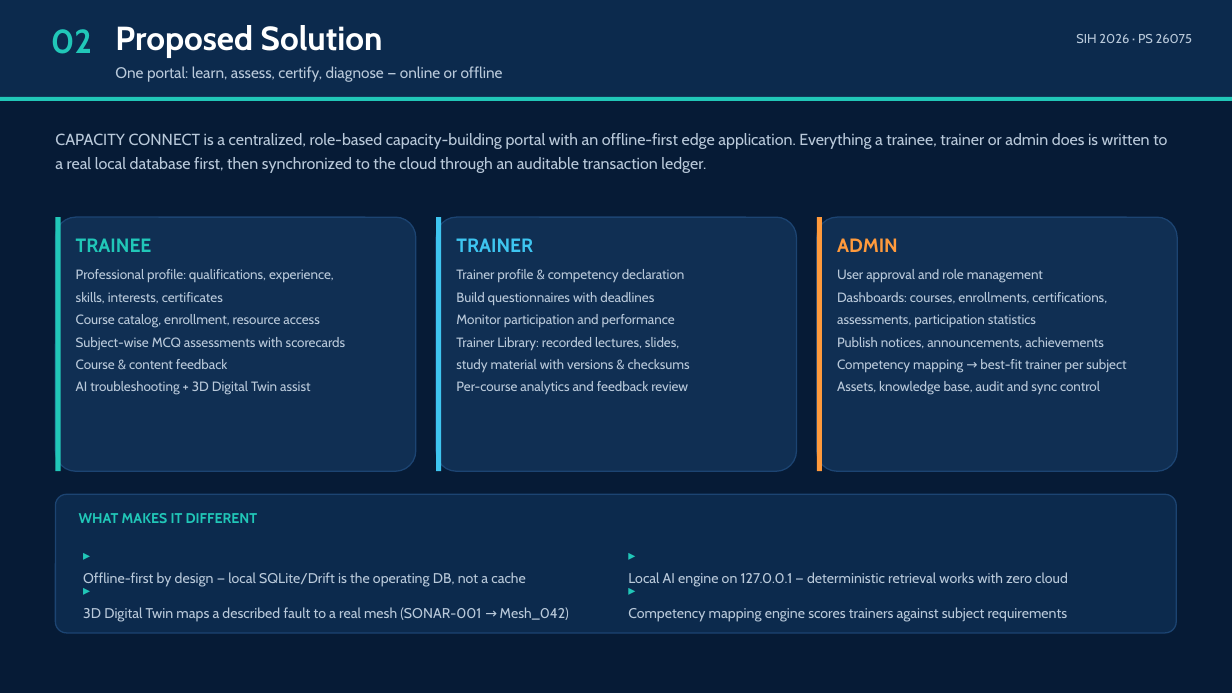
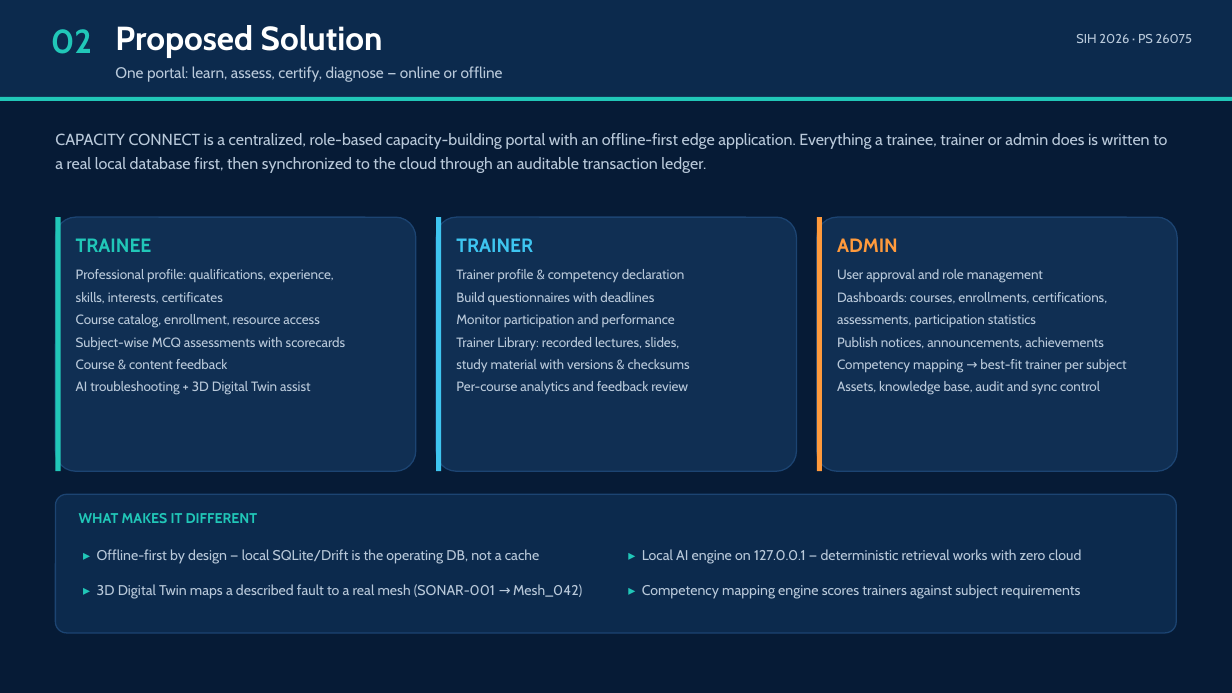
Before and after one commit to surendarr9500-stack/surendar-, a slide deck: slide 3 of docs/ppt/CAPACITY_CONNECT_SIH2026_26075.pptx. Drawn at 1232x693 pixels with LibreOffice and Linux fonts; fonts in the diff are those of the drawing. Boxes give left, top, right and bottom in pixels: in the first picture for what was removed or moved away, otherwise in the second. Text is boxed around its words. In the diff, an @@ line names an element or a change of style, - is before the commit and + after.

```diff
--- a/docs/ppt/CAPACITY_CONNECT_SIH2026_26075.pptx
+++ b/docs/ppt/CAPACITY_CONNECT_SIH2026_26075.pptx
@@ text at bbox=[97, 549, 540, 563]: text changed @@
-▸
-Offline-first by design — local SQLite/Drift is the operating DB, not a cache
+▸ Offline-first by design — local SQLite/Drift is the operating DB, not a cache
@@ text at bbox=[642, 549, 1082, 563]: text changed @@
-▸
-Local AI engine on 127.0.0.1 — deterministic retrieval works with zero cloud
+▸ Local AI engine on 127.0.0.1 — deterministic retrieval works with zero cloud
@@ text at bbox=[97, 584, 582, 599]: text changed @@
-▸
-3D Digital Twin maps a described fault to a real mesh (SONAR-001 → Mesh_042)
+▸ 3D Digital Twin maps a described fault to a real mesh (SONAR-001 → Mesh_042)
@@ text at bbox=[642, 584, 1081, 599]: text changed @@
-▸
-Competency mapping engine scores trainers against subject requirements
+▸ Competency mapping engine scores trainers against subject requirements
```
Also in this commit, not shown: 6 other slides changed, 11 other files.
